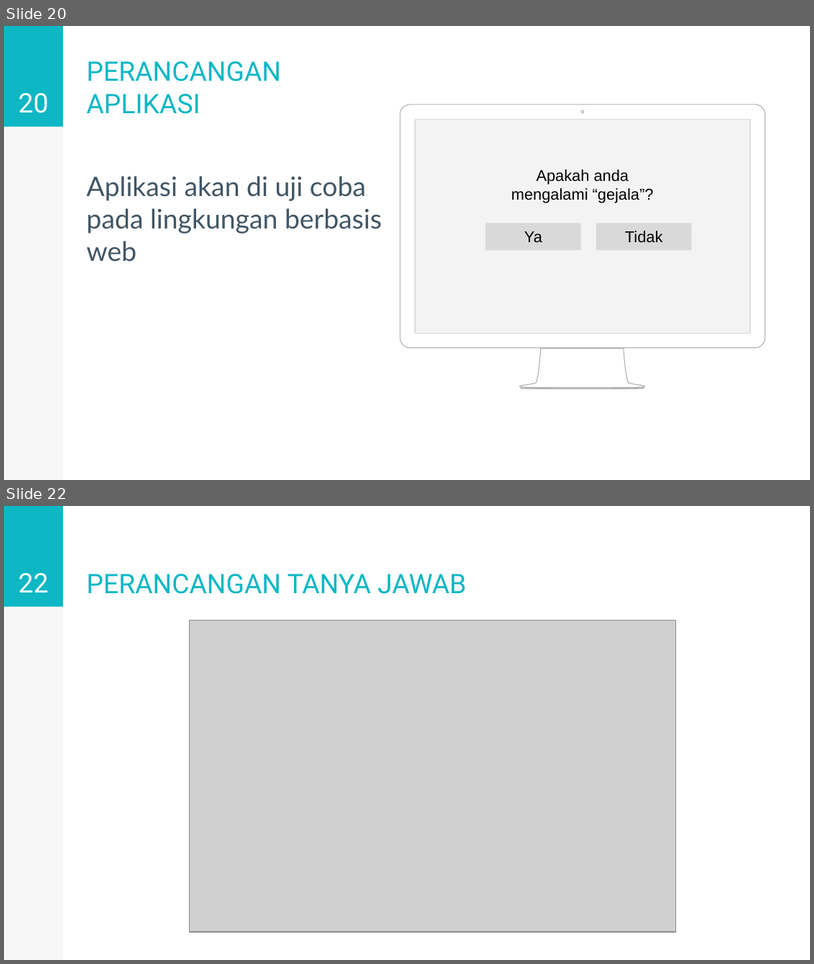
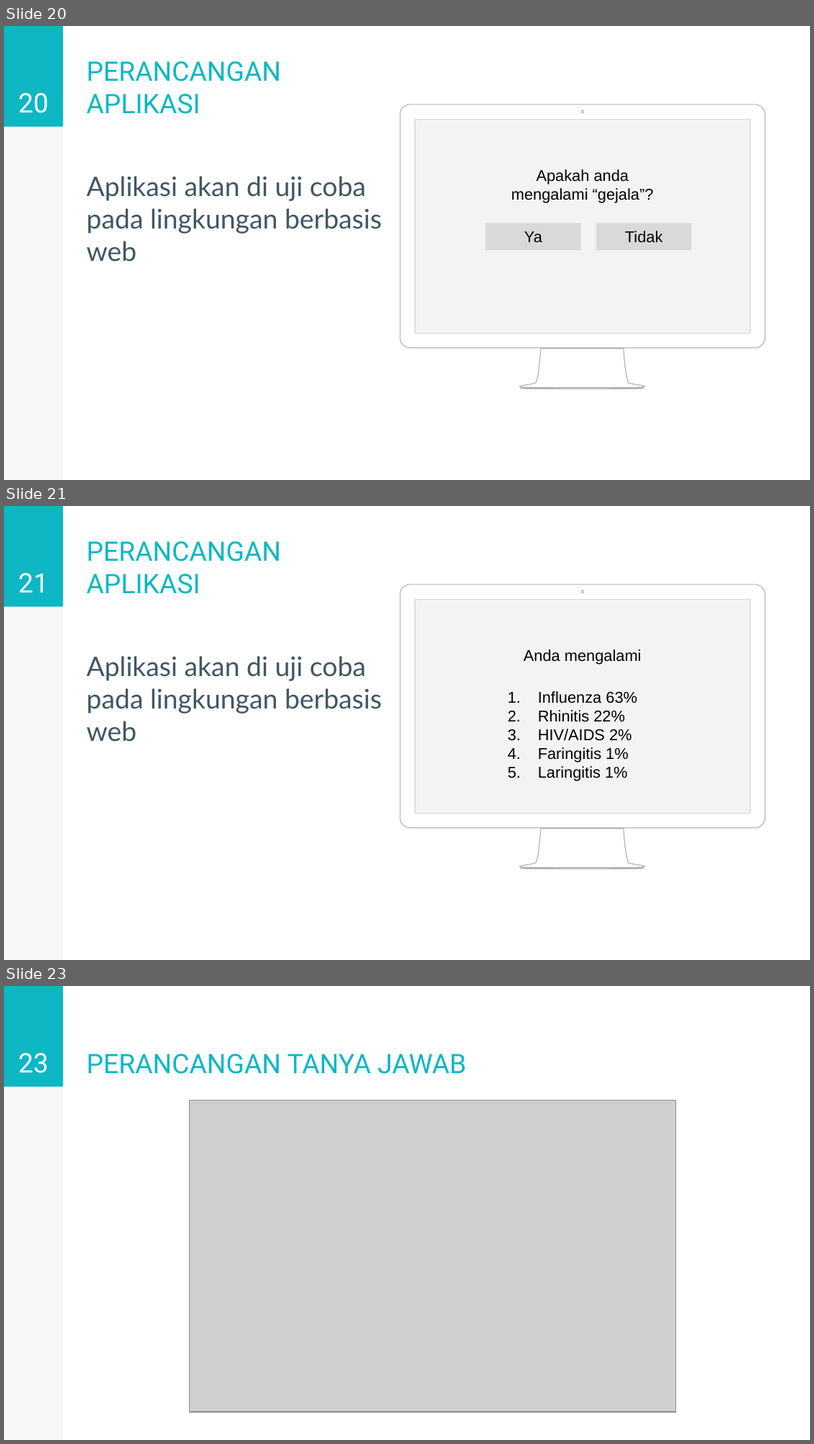
Before and after one commit to kevinfachreza/TugasAkhir, a slide deck: PPT/5114100128-v1.0.pptx. Shown one above the other, each under a label of ours: slides 20 and 22 before the commit, slides 20, 21 and 23 after it; the slides between them are not shown. The pictures are 814x964 and 814x1444 pixels, drawn with LibreOffice and Linux fonts; fonts in the diff are those of the drawing; grey boxes stand for pictures. Boxes give left, top, right and bottom in pixels: in the first picture for what was removed or moved away, otherwise in the second. Text is boxed around its words. In the diff, an @@ line names an element or a change of style, - is before the commit and + after.

```diff
--- a/PPT/5114100128-v1.0.pptx
+++ b/PPT/5114100128-v1.0.pptx
@@ slide 21 added at box(4, 506, 810, 960), background #FFFFFF; not listed: 2 template elements that a slide beside it also shows @@
@@ title added at box(87, 541, 281, 594), 24 pt, text #0DB7C4 @@
+PERANCANGAN APLIKASI
@@ page number added at box(18, 573, 49, 592), 24 pt, text #FFFFFF @@
+21
@@ freeform shape added at box(400, 584, 765, 868), fill #FFFFFF, outline #B3B3B3 0.75 pt @@
@@ rectangle added at box(415, 600, 750, 813), fill #F3F3F3, outline #D9D9D9 0.75 pt @@
@@ text added at box(87, 656, 382, 741), 24 pt, text #415665 @@
+Aplikasi akan di uji coba pada lingkungan berbasis web
@@ text added at box(524, 649, 642, 664), 14 pt, text #000000 @@
+Anda mengalami
@@ text added at box(538, 691, 638, 781), 14 pt, text #000000 @@
+1. Influenza 63%
+2. Rhinitis 22%
+3. HIV/AIDS 2%
+4. Faringitis 1%
+5. Laringitis 1%
@@ what was slide 22 is now slide 23 @@
@@ page number at box(18, 1053, 49, 1073): text changed @@
-22
+23
```
Also in this commit, not shown: 17 slides changed, 35 other slides added, 11 other files.
